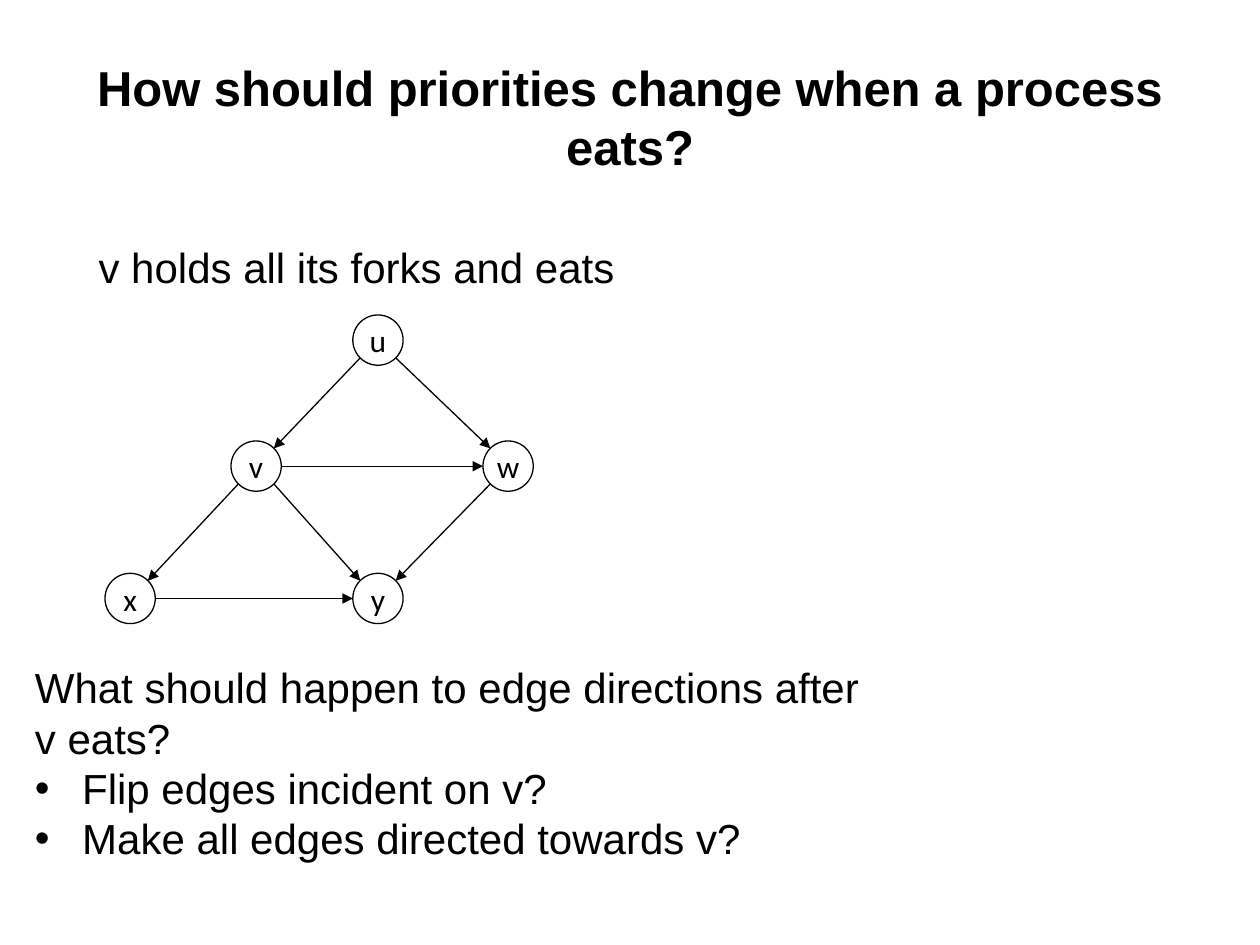
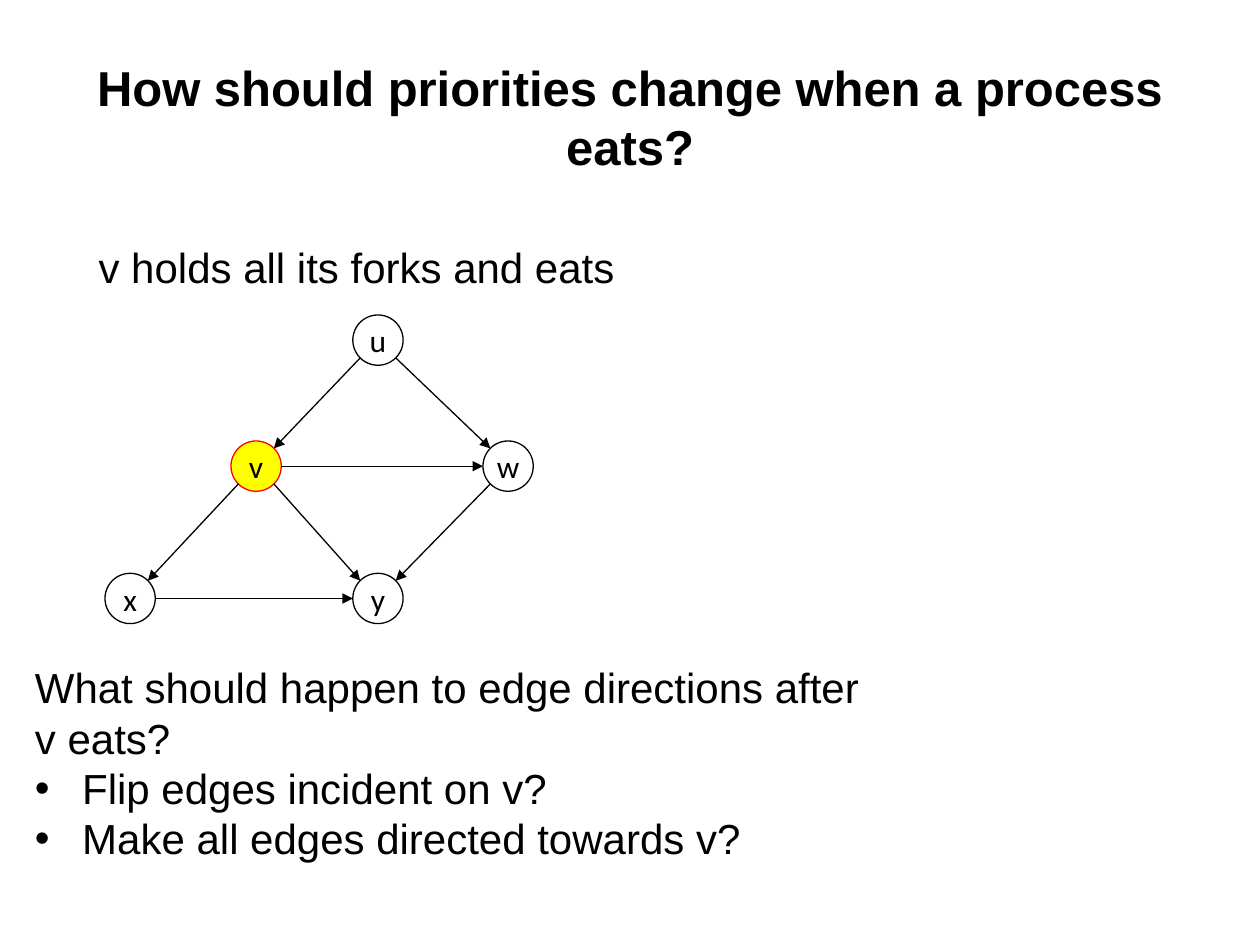
Before and after one commit to kmchandy/kmchandy.github.io, a slide deck: slide 10 of DiningPhilosophers/DiningPhilosophers.pptx (slide 11 before the commit). Drawn at 1260x945 pixels with LibreOffice and Linux fonts; fonts in the diff are those of the drawing. Boxes give left, top, right and bottom in pixels: in the first picture for what was removed or moved away, otherwise in the second. Text is boxed around its words. In the diff, an @@ line names an element or a change of style, - is before the commit and + after.

```diff
--- a/DiningPhilosophers/DiningPhilosophers.pptx
+++ b/DiningPhilosophers/DiningPhilosophers.pptx
@@ ellipse "v" at (231,441,281,491): fill none to #FFFF00; outline #000000 0.75 pt to #FF0000 0.75 pt @@
```
Also in this commit, not shown: 11 other slides changed, 3 slides added, 6 slides removed, 29 other files.
